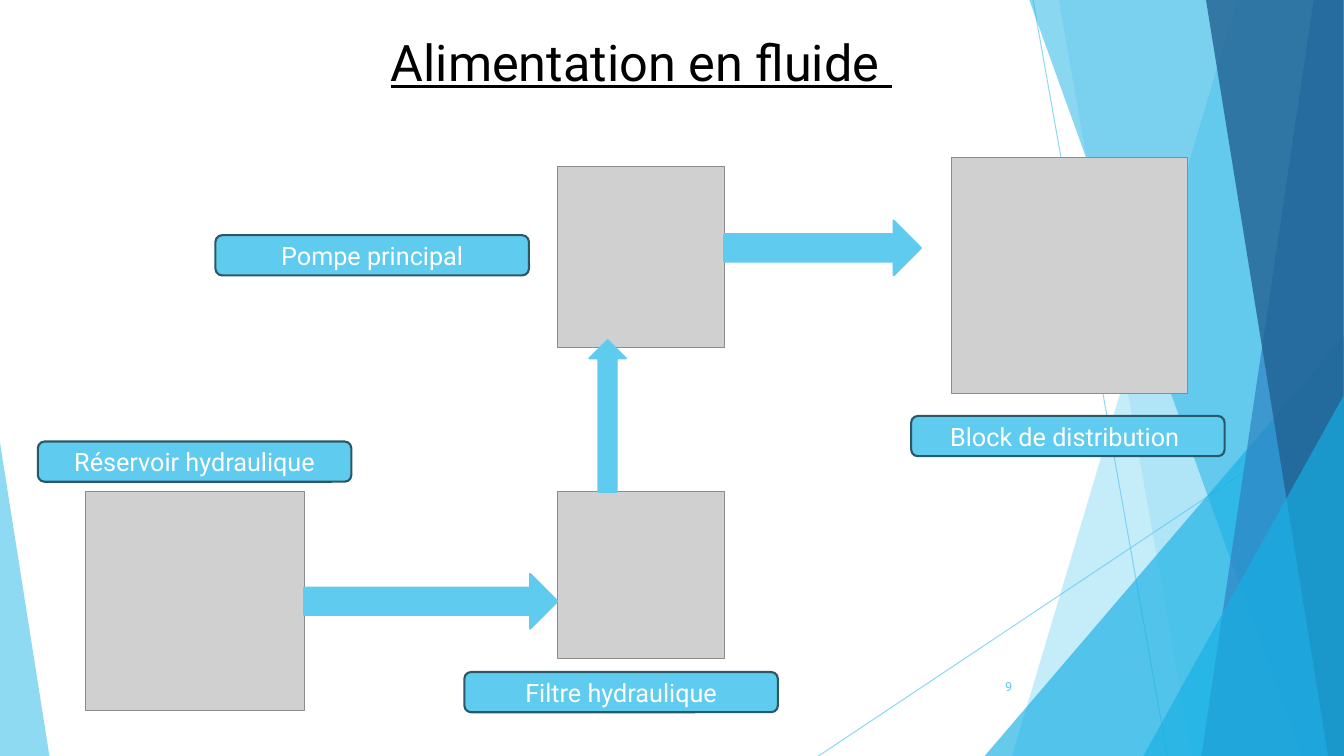
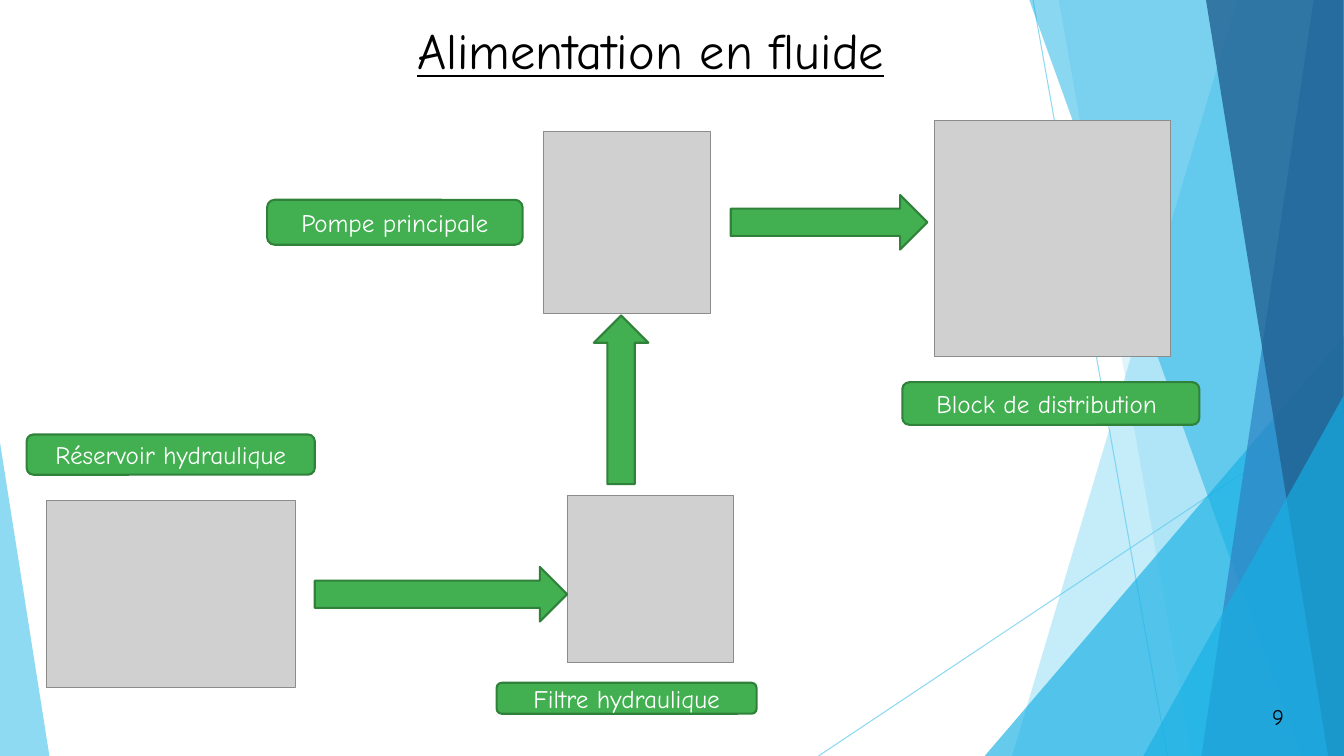
Before and after one commit to OussamaTeyib/PFE, a slide deck: slide 9 of Présentation.pptx. Drawn at 1344x756 pixels with LibreOffice and Linux fonts; fonts in the diff are those of the drawing; grey boxes stand for pictures. Boxes give left, top, right and bottom in pixels: in the first picture for what was removed or moved away, otherwise in the second. Text is boxed around its words. In the diff, an @@ line names an element or a change of style, - is before the commit and + after.

```diff
--- a/Présentation.pptx
+++ b/Présentation.pptx
@@ title "Alimentation en fluide": place and size @@
-title "Alimentation en fluide" at [391,42,879,88]
+title "Alimentation en fluide" at [417,34,884,77]
@@ title "Alimentation en fluide" at [417,34,884,77]: font Roboto to Comic Neue @@
@@ picture: place and size @@
-picture at [558,166,725,348]
+picture at [543,131,711,313]
@@ picture: place and size @@
-picture at [952,157,1188,393]
+picture at [935,120,1171,356]
@@ rounded rectangle "Pompe principale": place and size @@
-rounded rectangle "Pompe principale" at [216,235,529,275]
+rounded rectangle "Pompe principale" at [267,200,522,245]
@@ rounded rectangle "Pompe principale" at [267,200,522,245]: fill #5FCBEF to #42B051; outline #2A5969 1.5 pt to #31823C 1.5 pt @@
@@ right arrow at [731,195,928,249]: fill #5FCBEF to #42B051; outline #5FCBEF 1.5 pt to #31823C 1.5 pt @@
@@ right arrow: place and size @@
-right arrow at [725,221,922,275]
+right arrow at [731,195,928,249]
@@ text in rounded rectangle at [301,215,488,237]: text changed; font Roboto to Comic Neue @@
-Pompe principal
+Pompe principale
@@ right arrow added at [594,316,649,484], fill #42B051, outline #31823C 1.5 pt @@
@@ up arrow removed at [590,340,626,491] @@
@@ font Roboto to Comic Neue; fill #5FCBEF to #42B051; outline #2A5969 1.5 pt to #31823C 1.5 pt in 3 elements at [26,435,315,475], [497,683,757,714], [902,382,1200,424] @@
@@ rounded rectangle "Block de distribution": place and size @@
-rounded rectangle "Block de distribution" at [911,416,1225,457]
+rounded rectangle "Block de distribution" at [902,382,1200,424]
@@ rounded rectangle "Réservoir hydraulique": place and size @@
-rounded rectangle "Réservoir hydraulique" at [38,442,352,482]
+rounded rectangle "Réservoir hydraulique" at [26,435,315,475]
@@ picture: place and size @@
-picture at [85,492,303,711]
+picture at [46,501,295,689]
@@ picture: place and size @@
-picture at [558,492,725,659]
+picture at [568,496,735,663]
@@ right arrow: place and size @@
-right arrow at [304,574,558,628]
+right arrow at [315,567,567,621]
@@ right arrow at [315,567,567,621]: fill #5FCBEF to #42B051; outline #5FCBEF 1.5 pt to #31823C 1.5 pt @@
@@ rounded rectangle "Filtre hydraulique": place and size @@
-rounded rectangle "Filtre hydraulique" at [465,673,778,713]
+rounded rectangle "Filtre hydraulique" at [497,683,757,714]
@@ page number: place and size @@
-page number at [1005,682,1012,691]
+page number at [1238,697,1318,737]
@@ page number at [1238,697,1318,737]: size 9 to 16 pt, font Roboto to Comic Neue, text colour #5FCBEF to #000000; alignment right to centre; fill none to #FFFFFF; outline none to #000000 1.5 pt @@
```
Also in this commit, not shown: 22 other slides changed, 1 slide added, 1 slide removed, 24 other files.
